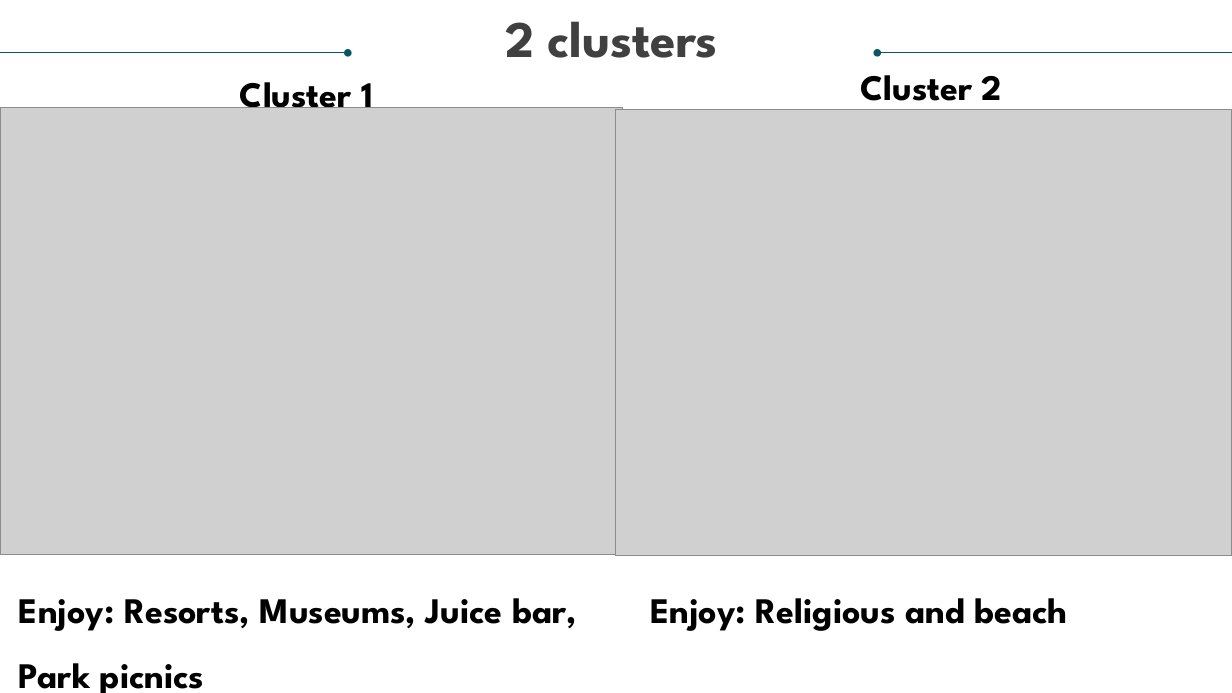
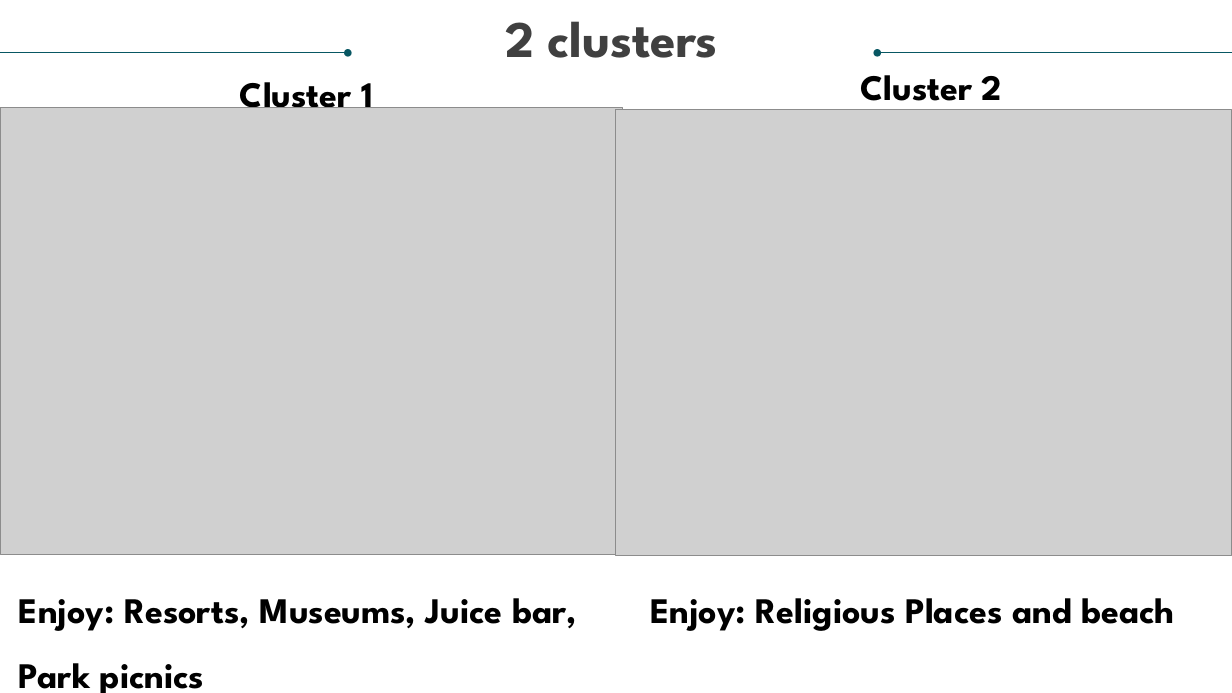
Before and after one commit to syoto09/Travel-Rating-Analysis-with-Clusters, a slide deck: slide 16 of Rreport/Travel Recommendation.pptx. Drawn at 1232x693 pixels with LibreOffice and Linux fonts; fonts in the diff are those of the drawing; grey boxes stand for pictures. Boxes give left, top, right and bottom in pixels: in the first picture for what was removed or moved away, otherwise in the second. Text is boxed around its words. In the diff, an @@ line names an element or a change of style, - is before the commit and + after.

```diff
--- a/Rreport/Travel Recommendation.pptx
+++ b/Rreport/Travel Recommendation.pptx
@@ text at [650,598,1175,631]: text changed @@
-Enjoy: Religious and beach
+Enjoy: Religious Places and beach
```
Also in this commit, not shown: 5 other slides changed, 2 other files.
